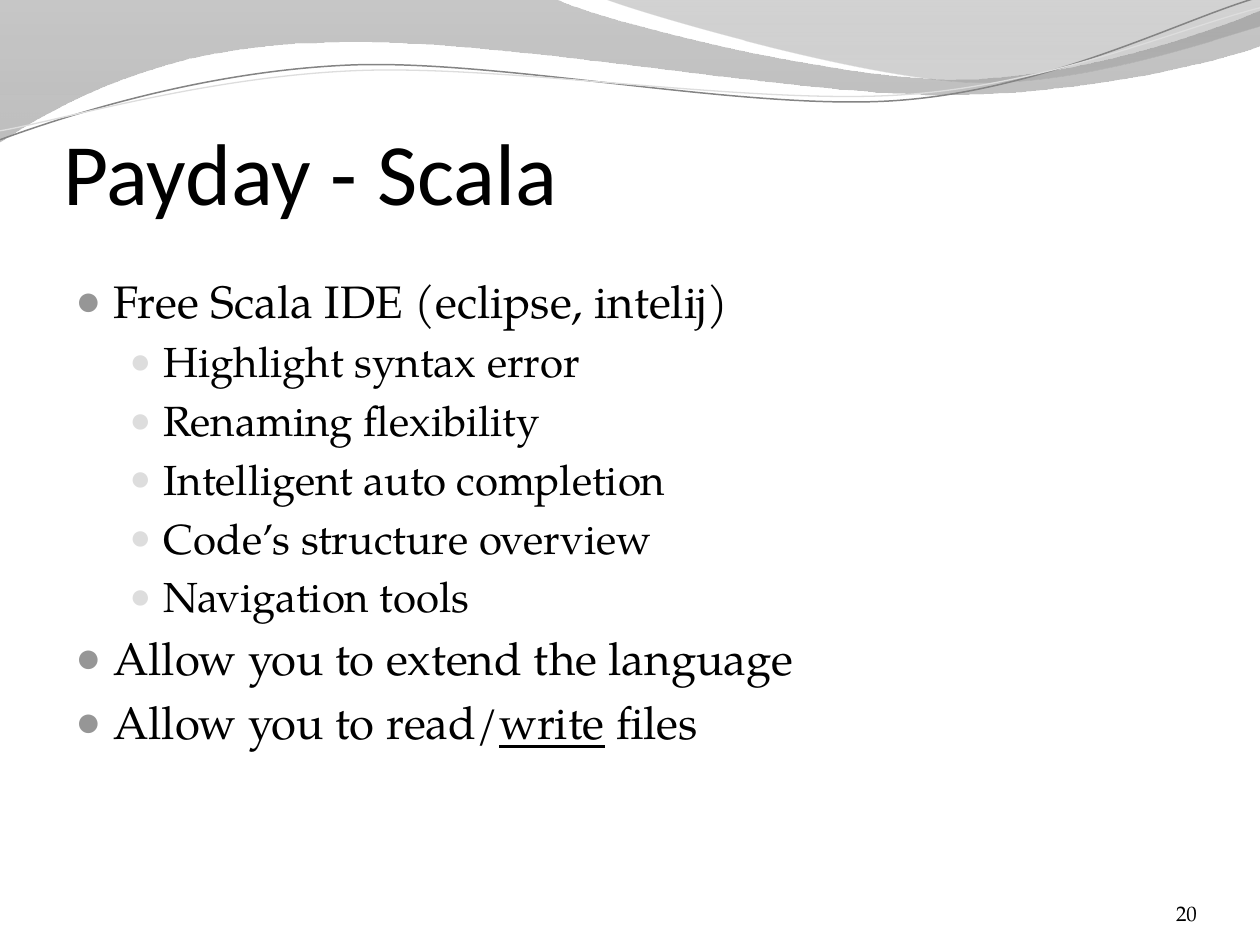
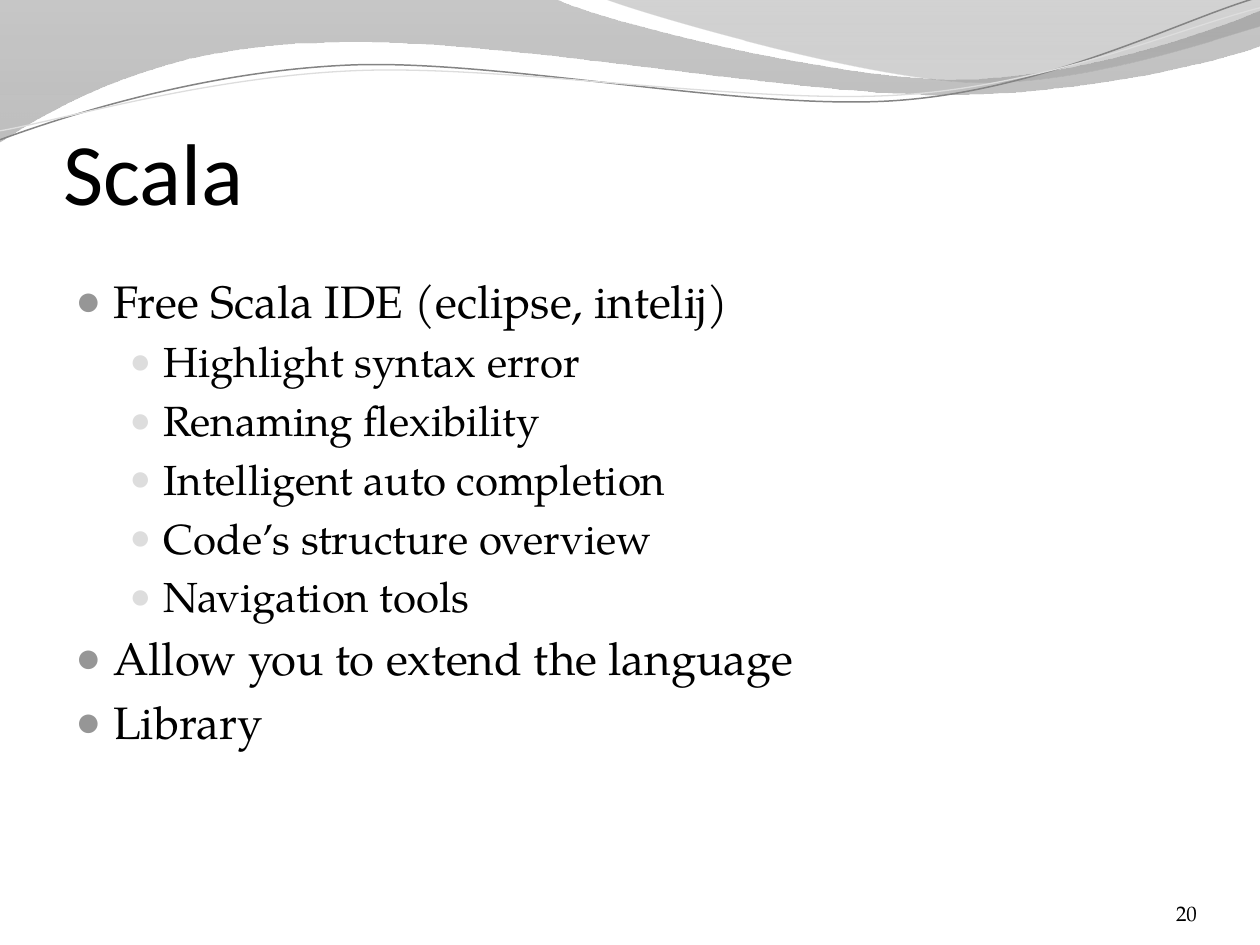
Before and after one commit to SpinalHDL/SpinalDoc, a slide deck: slide 20 of presentation/en/changes_arguments.pptx. Drawn at 1260x945 pixels with LibreOffice and Linux fonts; fonts in the diff are those of the drawing; background and template pictures are left out. Boxes give left, top, right and bottom in pixels: in the first picture for what was removed or moved away, otherwise in the second. Text is boxed around its words. In the diff, an @@ line names an element or a change of style, - is before the commit and + after.

```diff
--- a/presentation/en/changes_arguments.pptx
+++ b/presentation/en/changes_arguments.pptx
@@ title at [63,144,243,206]: text changed @@
-Payday - Scala
+Scala
@@ text at [113,706,263,752]: text changed @@
-● Allow you to read/write files
+● Library
```
Also in this commit, not shown: 16 other slides changed, 3 slides added, 1 slide removed, 3 other files.
